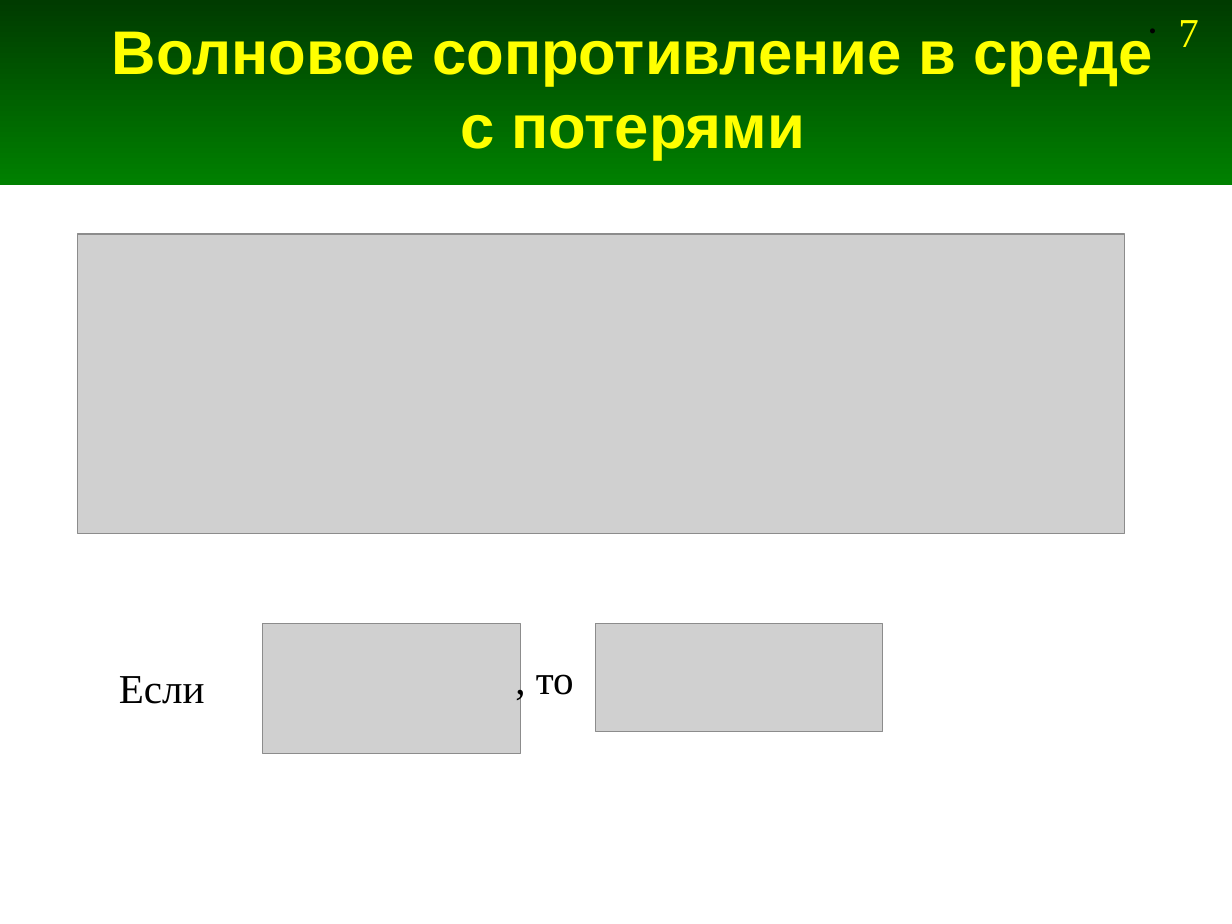
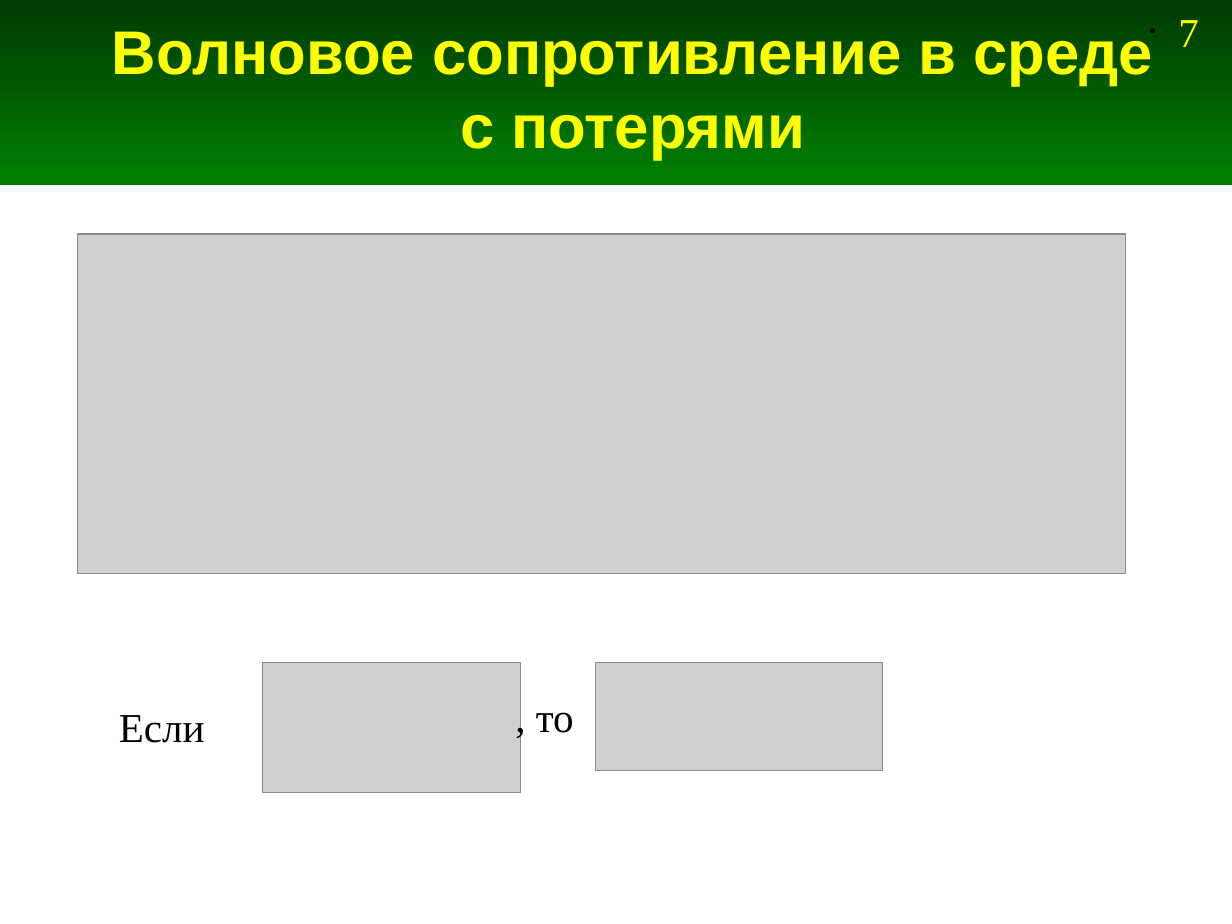
Before and after one commit to Jenyay/modelling, a slide deck: slide 7 of fdtd/presentations/08. FDTD-1D PML.odp. Drawn at 1232x924 pixels with LibreOffice and Linux fonts; fonts in the diff are those of the drawing; grey boxes stand for pictures. Boxes give left, top, right and bottom in pixels: in the first picture for what was removed or moved away, otherwise in the second. Text is boxed around its words. In the diff, an @@ line names an element or a change of style, - is before the commit and + after.

```diff
--- a/fdtd/presentations/08. FDTD-1D PML.odp
+++ b/fdtd/presentations/08. FDTD-1D PML.odp
@@ picture: place and size @@
-picture at (78,234,1125,533)
+picture at (78,234,1126,574)
@@ 2 pictures, 2 texts: place and size @@
-2 pictures, 2 texts at (119,623,882,754)
+2 pictures, 2 texts at (119,663,882,793)
```
Also in this commit, not shown: 5 other slides changed, 5 other files.
